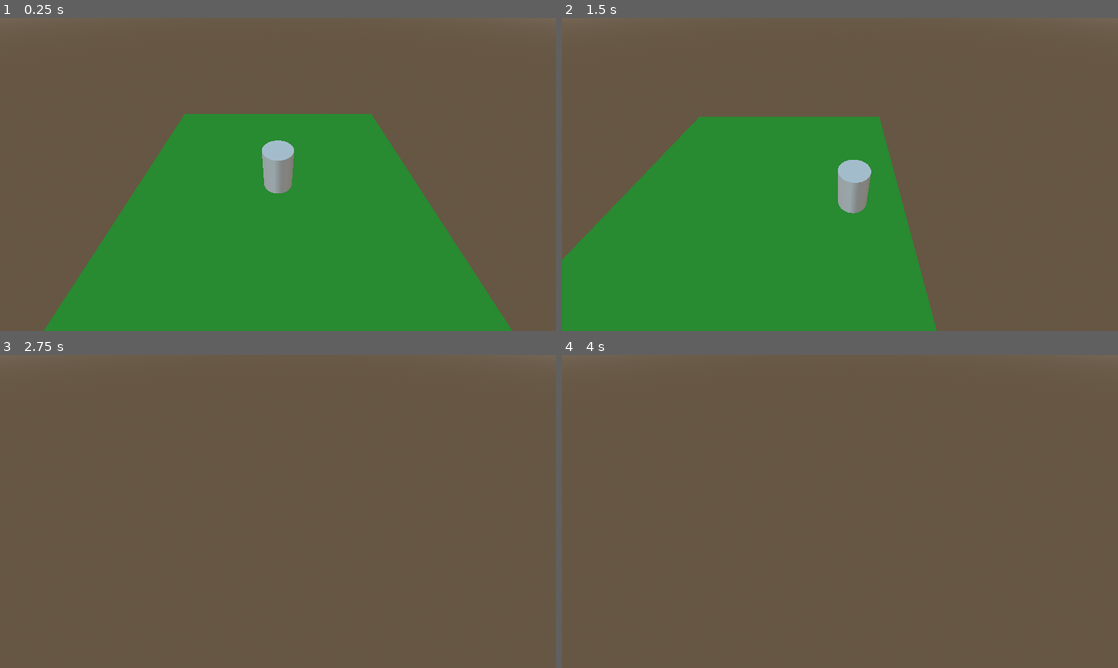
Above: before the commit, frames 1-4 (two rows, left to right).
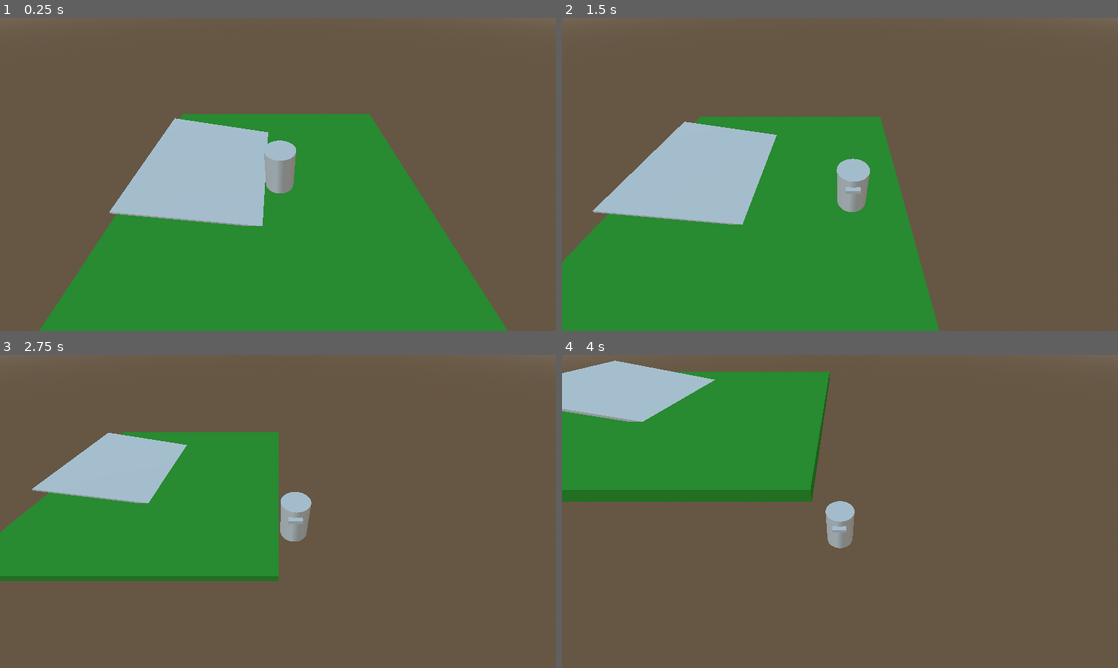
Above: after the commit, the same moments.

Repository: 0rbios/Haunted-Housekeeping
Game: Godot game, scene res://Game/SYS/GAME/GAME_MANAGER.tscn
The game is run twice, just before and just after one commit, with the same random seed, the same clock (stepped at 60 frames per second) and the same inputs.
Inputs:
- Up to frame 1 (0.25 s): no input
- Up to frame 2 (1.5 s): hold Right (ui_right) 0.53-1.28 s; hold Down (ui_down) from 1.28 s (still down)
- Up to frame 3 (2.75 s): release Down (ui_down) at 2.03 s; hold Right (ui_right) from 2.03 s (still down)
- Up to frame 4 (4 s): release Right (ui_right) at 2.78 s; hold Up (ui_up) 2.78-3.53 s; hold Left (ui_left) from 3.53 s (still down)

The runs differ from the first frame. In frame 1, 7.7% of the frame differs, in the area x 7-93%, y 30-100%; in frame 2, 7.2%; in frame 3, 22%, in the area x 0-56%, y 24-73%; in frame 4, 20%.

Commit message:
Players can move up ramps and fall. Player movement can be nullified.

Diff:
--- a/Game/Modules/Map/Map.tscn
+++ b/Game/Modules/Map/Map.tscn
@@ -10,6 +10,12 @@
 
 [sub_resource type="BoxShape3D" id="BoxShape3D_pjwwc"]
 
+[sub_resource type="BoxMesh" id="BoxMesh_pjwwc"]
+size = Vector3(5.0288086, 0.0728877, 4.319824)
+
+[sub_resource type="BoxShape3D" id="BoxShape3D_g652f"]
+size = Vector3(5.031006, 0.07237244, 4.2646484)
+
 [node name="Map" type="Node3D" unique_id=1247921566]
 script = ExtResource("1_pjwwc")
 
@@ -21,3 +27,13 @@
 
 [node name="Hitbox" type="CollisionShape3D" parent="Base/Physics Body" unique_id=1336580447]
 shape = SubResource("BoxShape3D_pjwwc")
+
+[node name="Ramp" type="MeshInstance3D" parent="." unique_id=1510574730]
+transform = Transform3D(-4.371139e-08, 0.17364813, 0.9848075, 0, 0.9848075, -0.17364813, -1, -7.590401e-09, -4.30473e-08, -2.4256299, 0.47570762, -0.7473549)
+mesh = SubResource("BoxMesh_pjwwc")
+
+[node name="Physics Body" type="StaticBody3D" parent="Ramp" unique_id=1899414223]
+
+[node name="Hitbox" type="CollisionShape3D" parent="Ramp/Physics Body" unique_id=565607940]
+transform = Transform3D(1, 0, -4.973799e-14, 0, 1.000002, 5.9604645e-08, 0, -5.9604645e-08, 1.000002, -0.0006104708, 0.0003733039, -0.016113758)
+shape = SubResource("BoxShape3D_g652f")
--- a/Game/Modules/Player/Player.tscn
+++ b/Game/Modules/Player/Player.tscn
@@ -8,7 +8,15 @@
 [sub_resource type="CylinderShape3D" id="CylinderShape3D_782gp"]
 height = 1.5
 
+[sub_resource type="BoxShape3D" id="BoxShape3D_ivflr"]
+margin = 0.0
+size = Vector3(1, 0.155, 1)
+
+[sub_resource type="BoxMesh" id="BoxMesh_ye0f3"]
+size = Vector3(0.4486084, 0.111450195, 0.18115234)
+
 [node name="Player" type="CharacterBody3D" unique_id=1690121897]
+floor_constant_speed = true
 script = ExtResource("1_ye0f3")
 
 [node name="Model" type="MeshInstance3D" parent="." unique_id=574022643]
@@ -17,3 +25,14 @@
 [node name="Hitbox" type="CollisionShape3D" parent="." unique_id=763623484]
 transform = Transform3D(1, 0, 0, 0, 1, 0, 0, 0, 1, 0, -0.0004272461, 0)
 shape = SubResource("CylinderShape3D_782gp")
+
+[node name="Ground Check" type="ShapeCast3D" parent="." unique_id=1372316955]
+transform = Transform3D(1, 0, 0, 0, 1, 0, 0, 0, 1, 0, 0.31223214, 0)
+shape = SubResource("BoxShape3D_ivflr")
+max_results = 1
+collision_mask = 255
+collide_with_areas = true
+
+[node name="Direction" type="MeshInstance3D" parent="." unique_id=117703366]
+transform = Transform3D(1, 0, 0, 0, 1, 0, 0, 0, 1, 0.026439339, 0.4442749, -0.5580138)
+mesh = SubResource("BoxMesh_ye0f3")
--- a/Game/Modules/Player/Scripts/Player Movement.gd
+++ b/Game/Modules/Player/Scripts/Player Movement.gd
@@ -2,7 +2,11 @@
 
 # Handle the player's movement around the scene
 
-var speed = 10
+@onready var groundCheck : Node = $"Ground Check"
+
+var canMove : bool = true
+
+var speed = 4
 
 var xVel = 0
 var xKeys = []
@@ -10,11 +14,11 @@
 var zVel = 0
 var zKeys = []
 
-var gravity = -0.1
-
-var vel = Vector3(0, 0, 0)
+var gravity = -3
 
 func _physics_process(_delta: float) -> void:
+	canMove = groundCheck.is_colliding()
+
 	if Input.is_action_just_pressed("ui_left"): xKeys.append(-1)
 	if Input.is_action_just_pressed("ui_right"): xKeys.append(1)
 	if Input.is_action_just_pressed("ui_up"): zKeys.append(-1)
@@ -33,7 +37,9 @@
 	for key in zKeys.size():
 		zVel += zKeys[key] * (key + 1)
 
-	var velNorm = Vector2(xVel, zVel).normalized()
-	vel = Vector3((velNorm.x * speed), gravity, (velNorm.y * speed))
+	var velNorm = Vector2(xVel * int(canMove), zVel * int(canMove)).normalized()
+	velocity = Vector3((velNorm.x * speed), gravity * int(!canMove), (velNorm.y * speed))
 
-	move_and_collide(vel)
+	if (xKeys + zKeys).size() > 0:
+		rotation.y = atan2(velocity.x * -1, velocity.z * -1)
+	move_and_slide()
